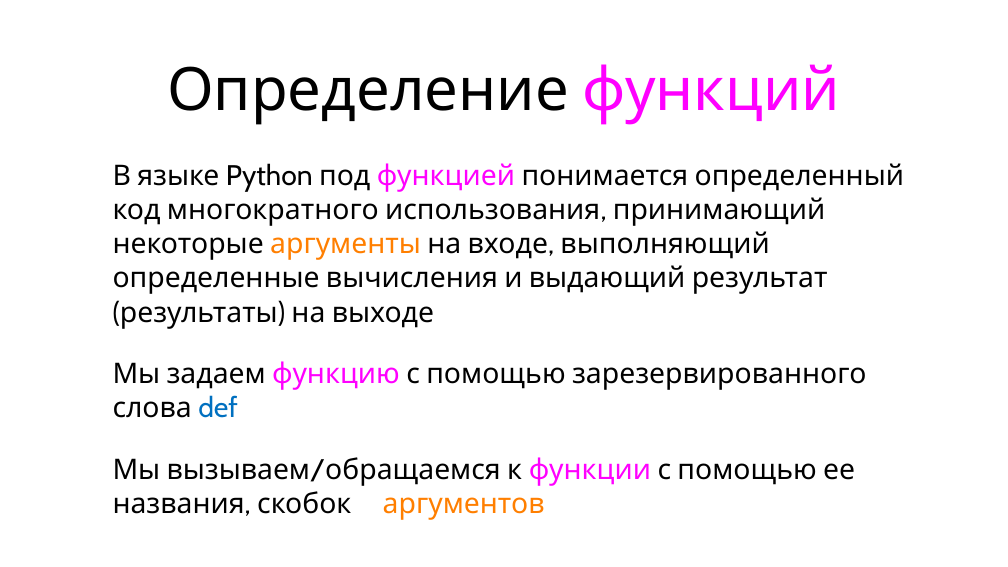
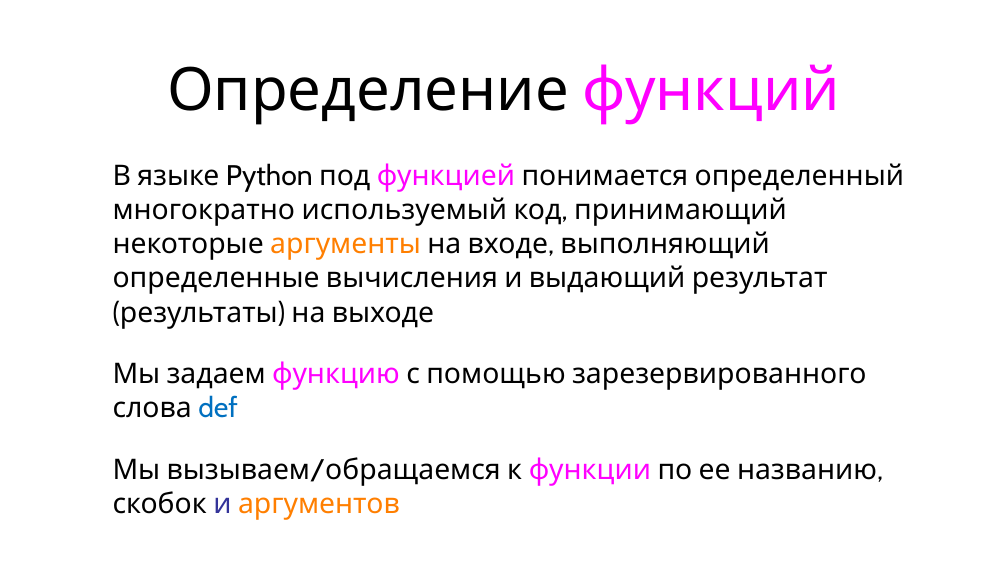
Before and after one commit to maxchv/LearnPython, a slide deck: slide 14 of week04/Functions.pptx (slide 8 before the commit). Drawn at 1008x567 pixels with LibreOffice and Linux fonts; fonts in the diff are those of the drawing. Boxes give left, top, right and bottom in pixels: in the first picture for what was removed or moved away, otherwise in the second. Text is boxed around its words. In the diff, an @@ line names an element or a change of style, - is before the commit and + after.

```diff
--- a/week04/Functions.pptx
+++ b/week04/Functions.pptx
@@ text at (x1=113, y1=163, x2=904, y2=329): text changed @@
-• В языке Python под функцией понимается определенный код многократного использования, принимающий некоторые аргументы на входе, выполняющий определенные вычисления и выдающий результат (результаты) на выходе
+• В языке Python под функцией понимается определенный многократно используемый код, принимающий некоторые аргументы на входе, выполняющий определенные вычисления и выдающий результат (результаты) на выходе
@@ text at (x1=113, y1=457, x2=883, y2=520): text changed @@
-• Мы вызываем/обращаемся к функции с помощью ее названия, скобок и аргументов
+• Мы вызываем/обращаемся к функции по ее названию, скобок и аргументов
```
Also in this commit, not shown: 18 other slides changed, 15 slides added, 2 slides removed.
